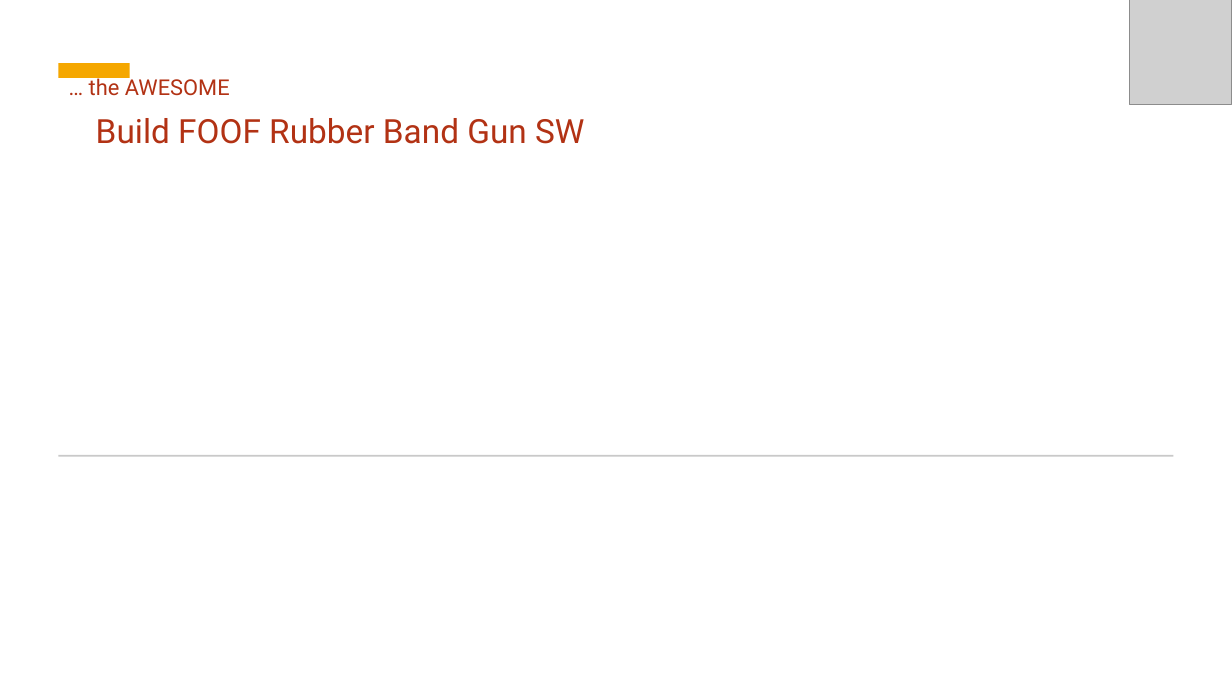
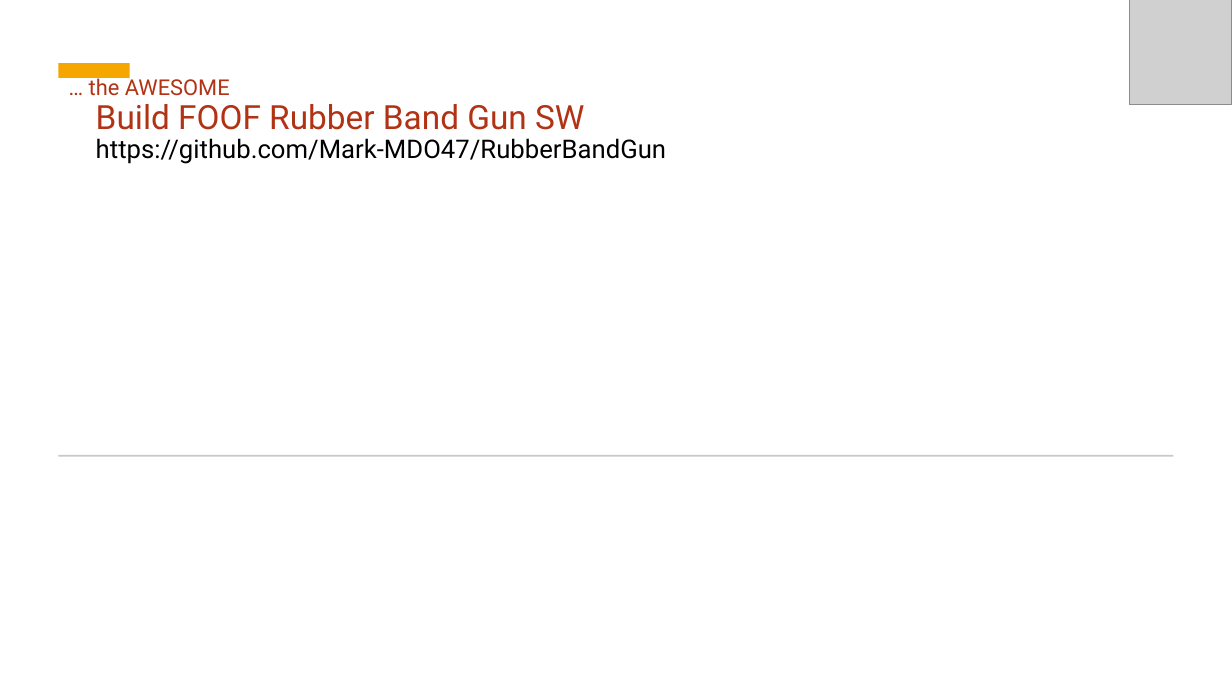
Before and after one commit to Mark-MDO47/RubberBandGun, a slide deck: slide 1 of BuildRubberBandGunSoftware.pptx. Drawn at 1232x693 pixels with LibreOffice and Linux fonts; fonts in the diff are those of the drawing; grey boxes stand for pictures; background and template pictures are left out. Boxes give left, top, right and bottom in pixels: in the first picture for what was removed or moved away, otherwise in the second. Text is boxed around its words. In the diff, an @@ line names an element or a change of style, - is before the commit and + after.

```diff
--- a/BuildRubberBandGunSoftware.pptx
+++ b/BuildRubberBandGunSoftware.pptx
@@ title at [96, 104, 666, 164]: text changed; size 26 to 20 pt; text colour #B23214 to #000000 @@
-Build FOOF Rubber Band Gun SW
+Build FOOF Rubber Band Gun SW
+https://github.com/Mark-MDO47/RubberBandGun
```
Also in this commit, not shown: 1 slide added, 2 other files.
